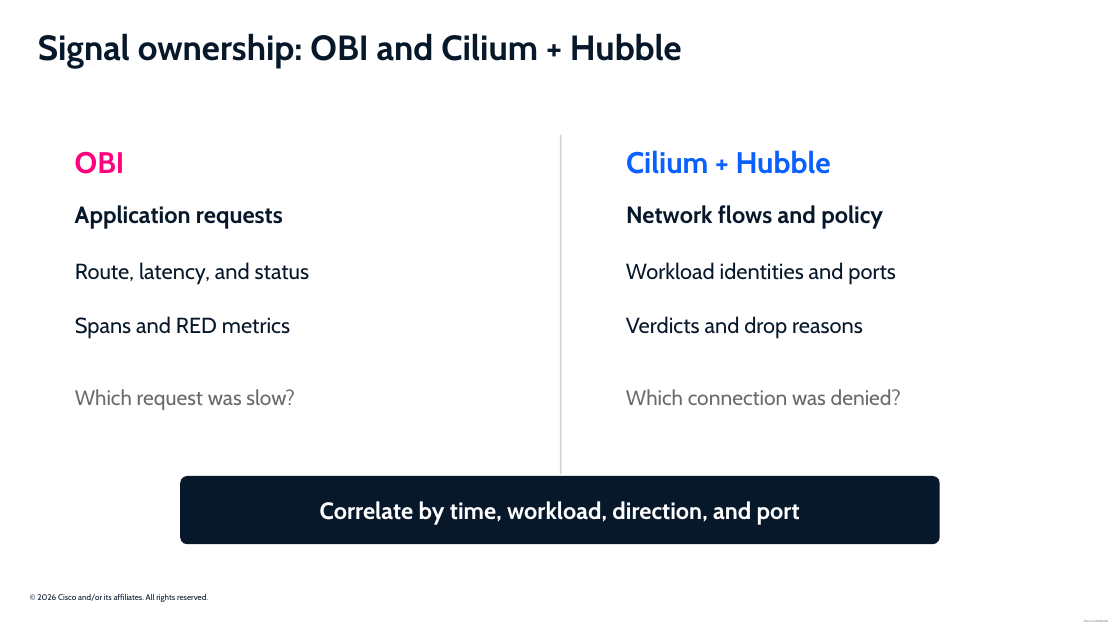
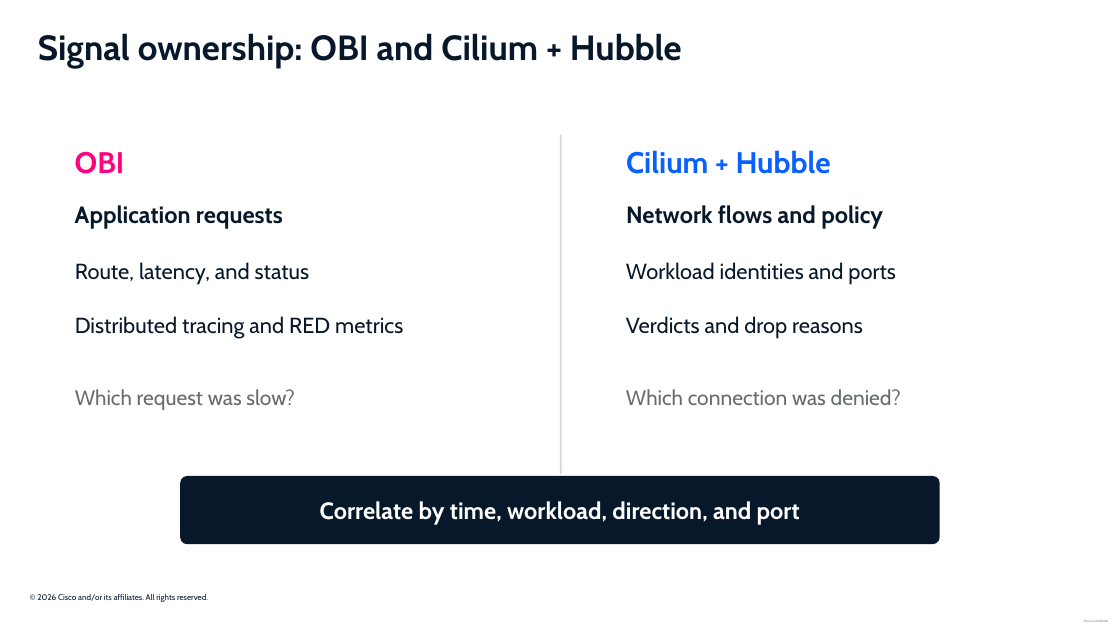
Before and after one commit to ajimenez1503/cilium-obi-demo, a slide deck: slide 4 of slides/cilium-obi-session-deck-latest.pptx. Drawn at 1120x630 pixels with LibreOffice and Linux fonts; fonts in the diff are those of the drawing; background and template pictures are left out. Boxes give left, top, right and bottom in pixels: in the first picture for what was removed or moved away, otherwise in the second. Text is boxed around its words. In the diff, an @@ line names an element or a change of style, - is before the commit and + after.

```diff
--- a/slides/cilium-obi-session-deck-latest.pptx
+++ b/slides/cilium-obi-session-deck-latest.pptx
@@ text at (75, 316, 403, 339): text changed @@
-Spans and RED metrics
+Distributed tracing and RED metrics
```
Also in this commit, not shown: 6 other slides changed, 2 slides added, 2 slides removed.
